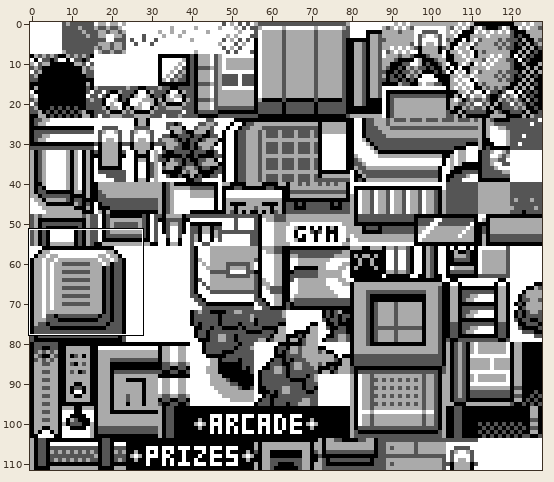
Sprite sheet: gfx/tilesets/kanto_7.png. The picture above shows the old version from afar; the outline marks the close-up.
Close-up. As it was:
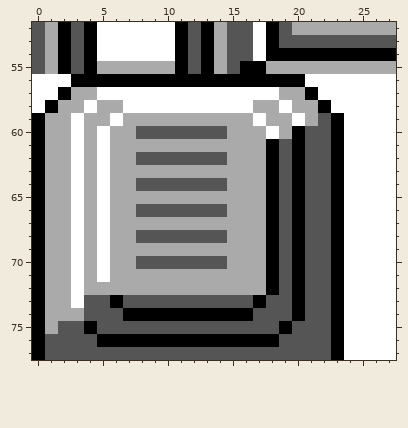
The file is 128x112 pixels. Shown: x 0..27, y 52..77.
New version:
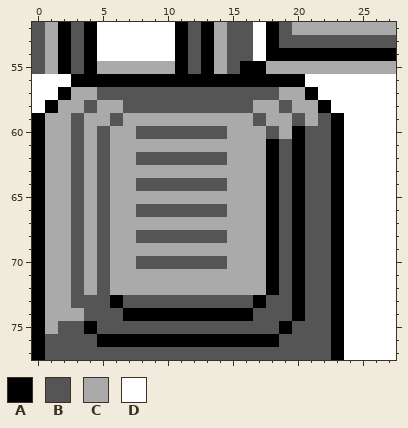
Palette (. is transparent): A #000000  B #555555  C #aaaaaa  D #ffffff
Change:
y 57: x 5..18 DDDDDDDDDDDDDD -> BBBBBBBBBBBBBB
y 58: x 4 D -> B; x 7..16 DDDDDDDDDD -> BBBBBBBBBB; x 19 D -> B
y 59: x 3 D -> B; x 6 D -> B; x 17 D -> B; x 20 D -> B
y 60: x 3 D -> B; x 5 D -> B; x 18 D -> B
y 61..71: x 3 D -> B; x 5 D -> B
y 72: x 3 D -> B; x 5 C -> B
y 73: x 3 D -> B
Boxes around the changes in both close-ups, in picture pixels (x1, y1, x2, y2):
changed: (71, 87, 305, 308)
